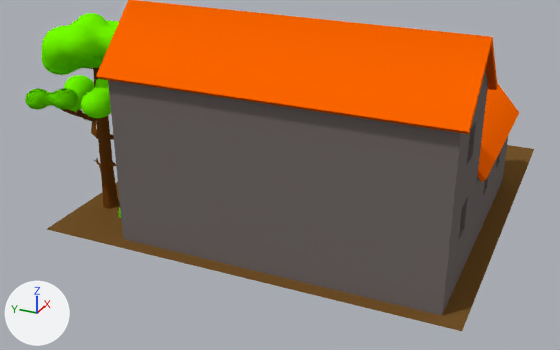
A saved change to the Blender file res/models/WheatFarm.blend.
Rendered twice from a camera (50 mm lens) standing at (-10.62, -4.13, 5.36) and looking at (-0.65, 0.36, 0.38). Every picture has the same lights, and +X, +Y and +Z are marked at lower left.

In view in the first picture: 'Farm'.
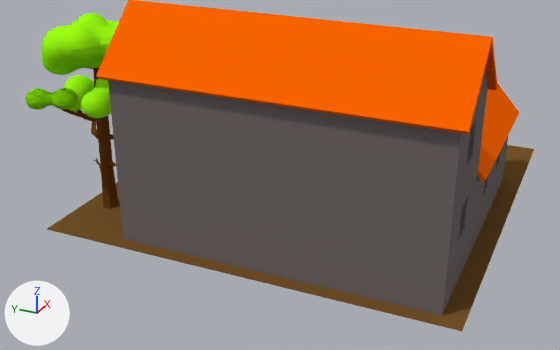
Where the newer file only moved an object's origin or applied its transform, the numbers keep the older frame.

Boxes (x1, y1, x2, y2) around the edits, measured in the pictures (560 x 350 px):
'Farm', recoloured
    both: (25, 13, 512, 221)
part 1 of me_cube_008, recoloured
    both: (61, 68, 118, 207)

What changed in the scene script:
```text
Change mat_leafs:
    add n2 = _N.new('ShaderNodeBsdfDiffuse'); n2.name = 'Diffuse BSDF'
    add n4 = _N.new('ShaderNodeMix'); n4.name = 'Mix'
    add n4.data_type = 'RGBA'
    add n4.inputs[6].default_value = (0.0, 1.0, 0.0137, 1.0)  # 'A', green #00ff1f
    add n4.inputs[7].default_value = (0.753, 1.0, 0.0, 1.0)  # 'B', yellow #e1ff00
    where n1 = _N.new('ShaderNodeObjectInfo'); n1.name = 'Object Info'
    remove n2 = _N.new('ShaderNodeBsdfDiffuse'); n2.name = 'Diffuse BSDF'
    remove n3 = _N.new('ShaderNodeValToRGB'); n3.name = 'ColorRamp'
    remove while len(n3.color_ramp.elements) > 1: n3.color_ramp.elements.remove(n3.color_ramp.elements[-1])
    remove n3.color_ramp.elements[0].position = 0.0; n3.color_ramp.elements[0].color = (0.159, 1.0, 0.0, 1.0)
    remove _e = n3.color_ramp.elements.new(1.0); _e.color = (0.45, 1.0, 0.0, 1.0)
    remove _L.new(n1.outputs[5], n3.inputs[0])  # 'Random' to 'Factor'
    remove _L.new(n3.outputs[0], n2.inputs[0])  # 'Color' to 'Color'
    add _L.new(n4.outputs[2], n2.inputs[0])  # 'Result' to 'Color'
    add _L.new(n1.outputs[5], n4.inputs[0])  # 'Random' to 'Factor'
Add mat_wheatfieldfence:
    mat_wheatfieldfence = principled_material('WheatFieldFence')
    mat_wheatfieldfence.base_color = (0.0835, 0.0339, 0.00757)  # brown #523415
    mat_wheatfieldfence.specular_ior_level = 0.0
Add mat_farmindoorfloor:
    mat_farmindoorfloor = principled_material('FarmIndoorFloor')
    mat_farmindoorfloor.base_color = (0.181, 0.0908, 0.0242)  # brown #76552b
    mat_farmindoorfloor.specular_ior_level = 0.0
Add mat_farmoutdoorfloor:
    mat_farmoutdoorfloor = principled_material('FarmOutdoorFloor')
    mat_farmoutdoorfloor.base_color = (0.181, 0.0908, 0.0242)  # brown #76552b
    mat_farmoutdoorfloor.specular_ior_level = 0.0
Add mat_farmroof:
    mat_farmroof = principled_material('FarmRoof')
    mat_farmroof.base_color = (1.0, 0.133, 0.0)  # orange #ff6600
    mat_farmroof.specular_ior_level = 0.0
Add mat_treetronk:
    mat_treetronk = principled_material('TreeTronk')
    mat_treetronk.base_color = (0.15, 0.0497, 0.0075)  # brown #6c3f15
    mat_treetronk.specular_ior_level = 0.0
Add mat_farmwalls:
    mat_farmwalls = principled_material('FarmWalls')
    mat_farmwalls.base_color = (0.173, 0.149, 0.145)  # grey #736c6a
    mat_farmwalls.specular_ior_level = 0.0
Change me_cube_008:
    where me_cube_008.from_pydata(...)  # 4334 vertices, 6121 faces; spans x -3.2..18.8, y -19.2..4.8, z 0.0..9.0
    used by ob_farm; location = (-2.13, 2.24, 0.0); scale = (0.273, 0.273, 0.355)
    me_cube_008 part 1: 670 faces spanning x -2.0..3.8, y -1.1..4.0, z 0.0..7.9 switch from mat_tronk to mat_treetronk (brown #6c3f15)
    remove me_cube_008.materials.append(mat_fence)  # brown #523415
    remove me_cube_008.materials.append(mat_walls)  # grey #746c6a
    remove me_cube_008.materials.append(mat_indoorfloor)  # brown #76552b
    remove me_cube_008.materials.append(mat_outdoorfloor)  # brown #76552b
    remove me_cube_008.materials.append(mat_roof)  # orange #ff6600
    add me_cube_008.materials.append(mat_wheatfieldfence)  # brown #523415
    add me_cube_008.materials.append(mat_farmwalls)  # grey #736c6a
    add me_cube_008.materials.append(mat_farmindoorfloor)  # brown #76552b
    add me_cube_008.materials.append(mat_farmoutdoorfloor)  # brown #76552b
    add me_cube_008.materials.append(mat_farmroof)  # orange #ff6600
Change ob_farm:
    where _m = ob_farm.modifiers.new('EdgeSplit', 'EDGE_SPLIT')
    remove _m.split_angle = 1.569
```
